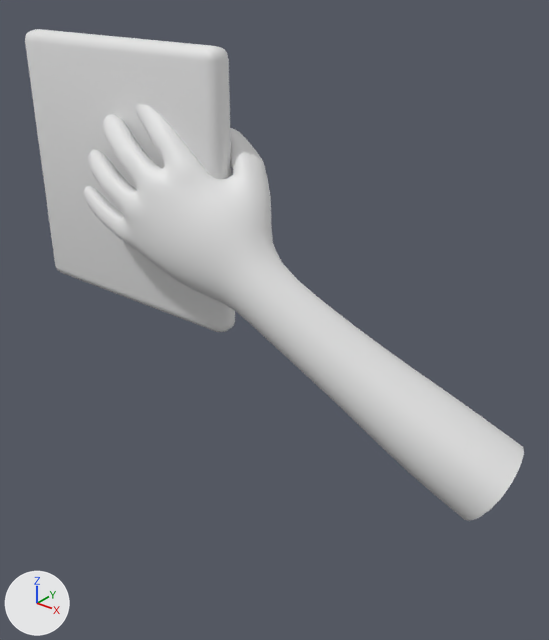
Before and after pictures for a commit that changed the FBX model Assets/Models/UIModels/colorMatchOBJ.fbx.
Before and after are seen from a 50 mm camera at (2.19, -1.86, 1.27) aimed at (0.63, 0.09, 0.06). The axes (+X, +Y, +Z) are drawn at lower left. The lights are the same throughout. Where no turn or scale is listed for an object, it has been applied to the vertices.

Names of what the first picture shows: 'ClorPreview', 'arm'.
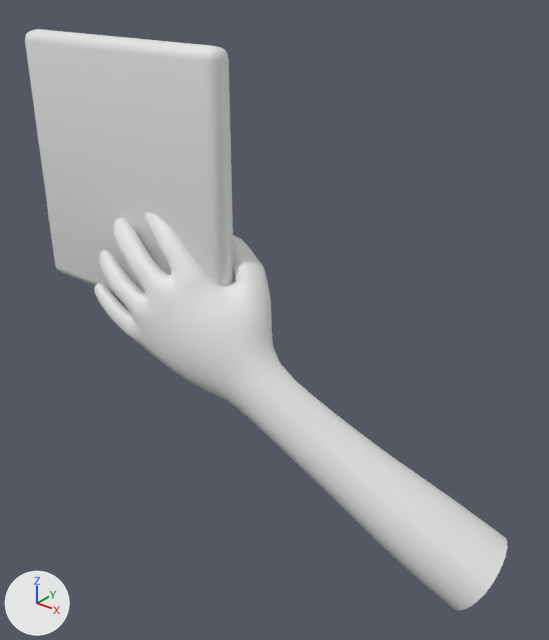
Pixel boxes (x1, y1, x2, y2) of what changed, in the pictures (549 x 640 px):
'arm', moved
    before: (83, 104, 524, 521)
    after: (94, 212, 508, 611)

What changed in the scene script:
```text
Change ob_arm:
    ob_arm.location: (0.443, -0.068, 0.419) -> (0.443, -0.068, 0.031)
```
